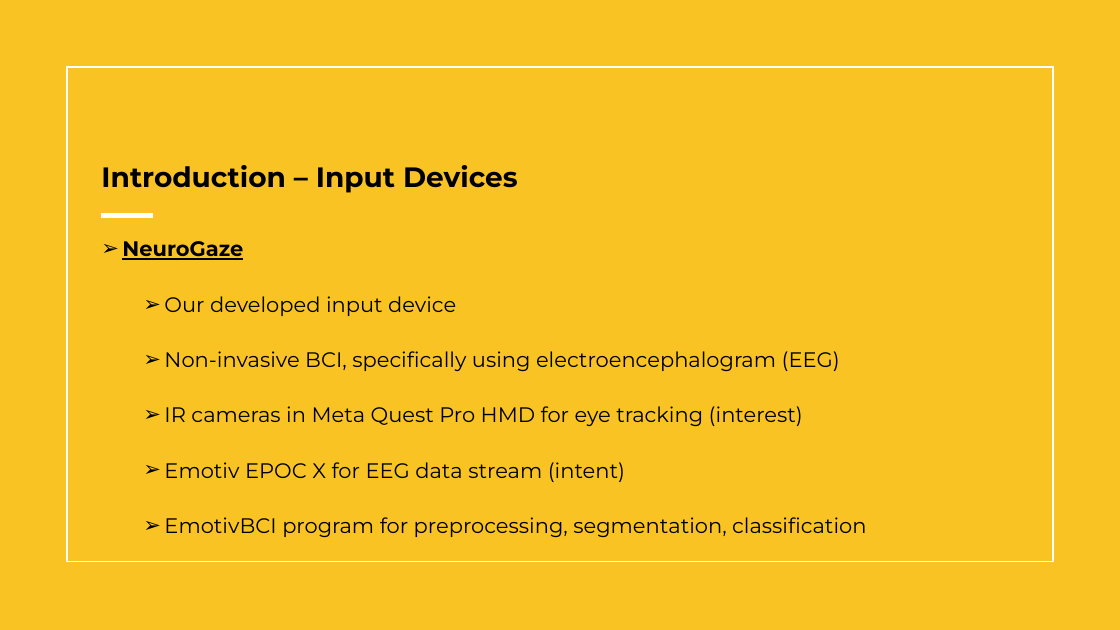
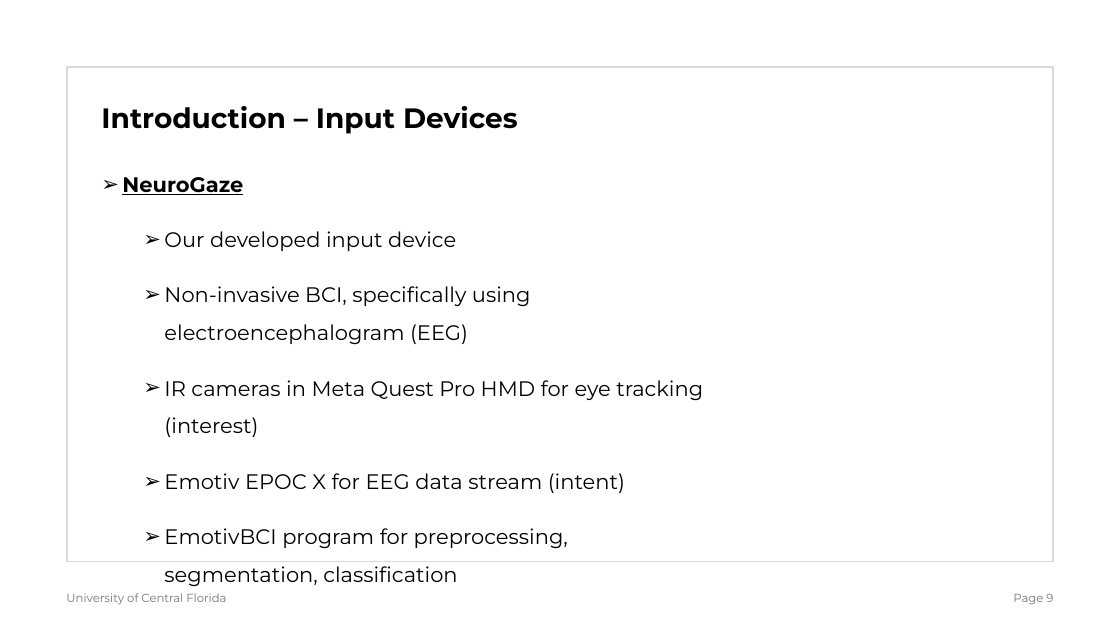
Before and after one commit to Wanyea/NeuroGaze, a slide deck: slide 9 of Research Documents/Thesis/NeuroGazeThesisDefense.pptx. Drawn at 1120x630 pixels with LibreOffice and Linux fonts; fonts in the diff are those of the drawing. Boxes give left, top, right and bottom in pixels: in the first picture for what was removed or moved away, otherwise in the second. Text is boxed around its words. In the diff, an @@ line names an element or a change of style, - is before the commit and + after.

Commit message:
pttx update - intro and lit review done

```diff
--- a/Research Documents/Thesis/NeuroGazeThesisDefense.pptx
+++ b/Research Documents/Thesis/NeuroGazeThesisDefense.pptx
@@ rectangle removed at (0, 0, 1120, 630) @@
@@ title "Introduction – Input Devices": place and size @@
-title "Introduction – Input Devices" at (101, 165, 518, 193)
+title "Introduction – Input Devices" at (101, 106, 518, 134)
@@ rectangle at (67, 67, 1054, 562): outline #FFFFFF 1.5 pt to #D9D9D9 1.5 pt @@
@@ text "NeuroGaze" rewrapped from (122, 241, 866, 533) to (122, 177, 703, 586) @@
@@ line removed from (102, 215) to (153, 215) @@
@@ text added at (66, 593, 226, 604), 10 pt, text #787878 @@
+University of Central Florida
@@ page number added at (1013, 594, 1053, 604), 10 pt, text #787878 @@
+Page 9
```
Also in this commit, not shown: 7 other slides changed, 7 slides added, 3 slides removed, 10 other files.
